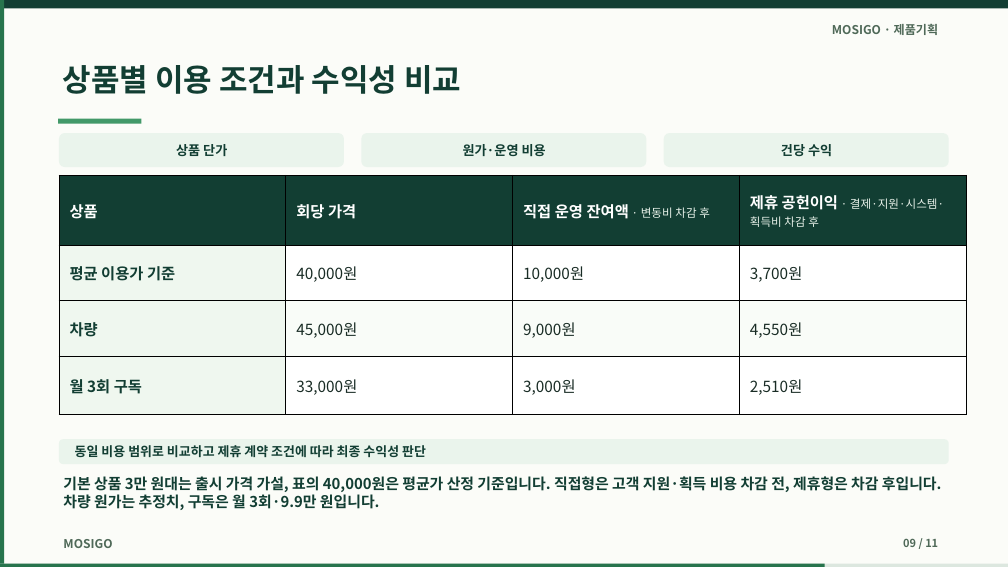
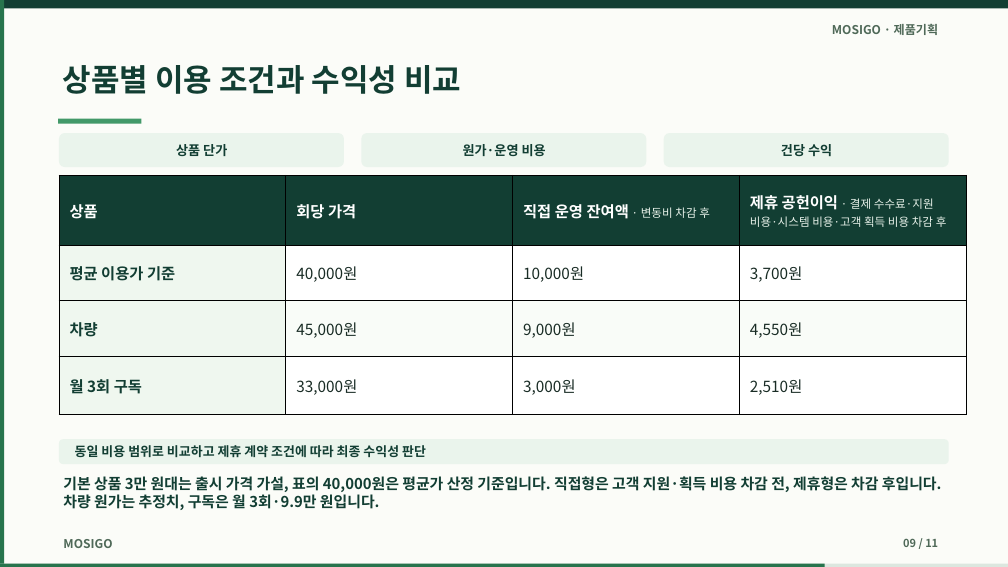
Before and after one commit to dohyunkimmm/mosigo-case-study, a slide deck: slide 9 of downloads/mosigo_report.pptx. Drawn at 1008x567 pixels with LibreOffice and Linux fonts; fonts in the diff are those of the drawing. Boxes give left, top, right and bottom in pixels: in the first picture for what was removed or moved away, otherwise in the second. Text is boxed around its words. In the diff, an @@ line names an element or a change of style, - is before the commit and + after.

Commit message:
Use full cost terminology in website and slide 9

```diff
--- a/downloads/mosigo_report.pptx
+++ b/downloads/mosigo_report.pptx
@@ table at (59, 175, 966, 403) @@
-row 1, column 4: 제휴 공헌이익 · 결제·지원·시스템·획득비 차감 후
+row 1, column 4: 제휴 공헌이익 · 결제 수수료·지원 비용·시스템 비용·고객 획득 비용 차감 후
```
Also in this commit, not shown: 4 other files.
